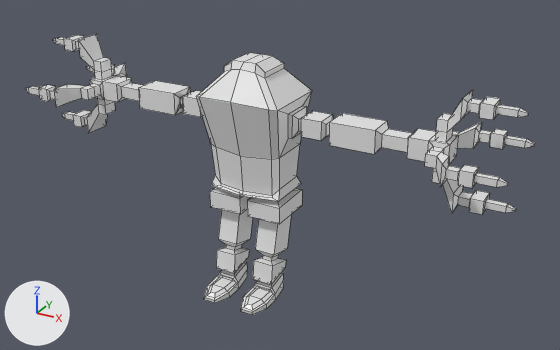
The FBX model Assets/Models/mechplayer.fbx, before and after one commit.
One viewpoint serves both versions: a 50 mm camera at (6.23, -10.48, 7.42) aimed at (0.36, 0.19, 2.08). Lighting does not change. The marker at lower left points along +X, +Y and +Z. Mesh edges are drawn as thin lines. Where no turn or scale is listed for an object, it has been applied to the vertices.

Objects in the first picture: 'Body'.
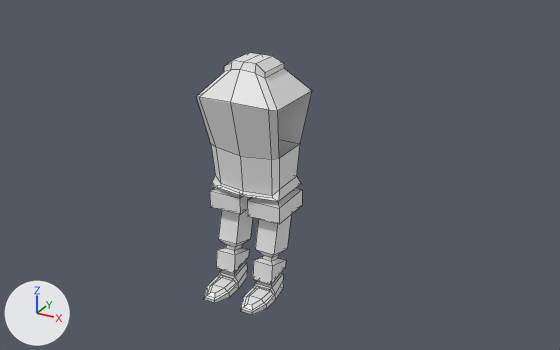
Boxes (x1, y1, x2, y2) around the edits, measured in the pictures (560 x 350 px):
'Body', reshaped (77% narrower, 7% shorter): before (25, 34, 535, 315); after (197, 53, 312, 315)
part 1 of me_cube, deleted: before (278, 89, 535, 214)
part 2 of me_cube, deleted: before (25, 34, 202, 133)

The change in detail:
me_cube is used by ob_body; location (0.0, 0.0, 0.0).
me_cube had 692 vertices, 690 faces and spanned x -4.35..4.35, y -1.01..0.97, z -0.01..4.14.
me_cube now has 220 vertices, 216 faces and spans x -0.75..0.75, y -1.01..0.58, z -0.01..4.14.
me_cube part 1: 236 vertices removed from x 0.75..4.35, y -0.97..0.97, z 2.29..4.07.
me_cube part 2: 236 vertices removed from x -4.35..-0.75, y -0.97..0.97, z 2.29..4.07.
